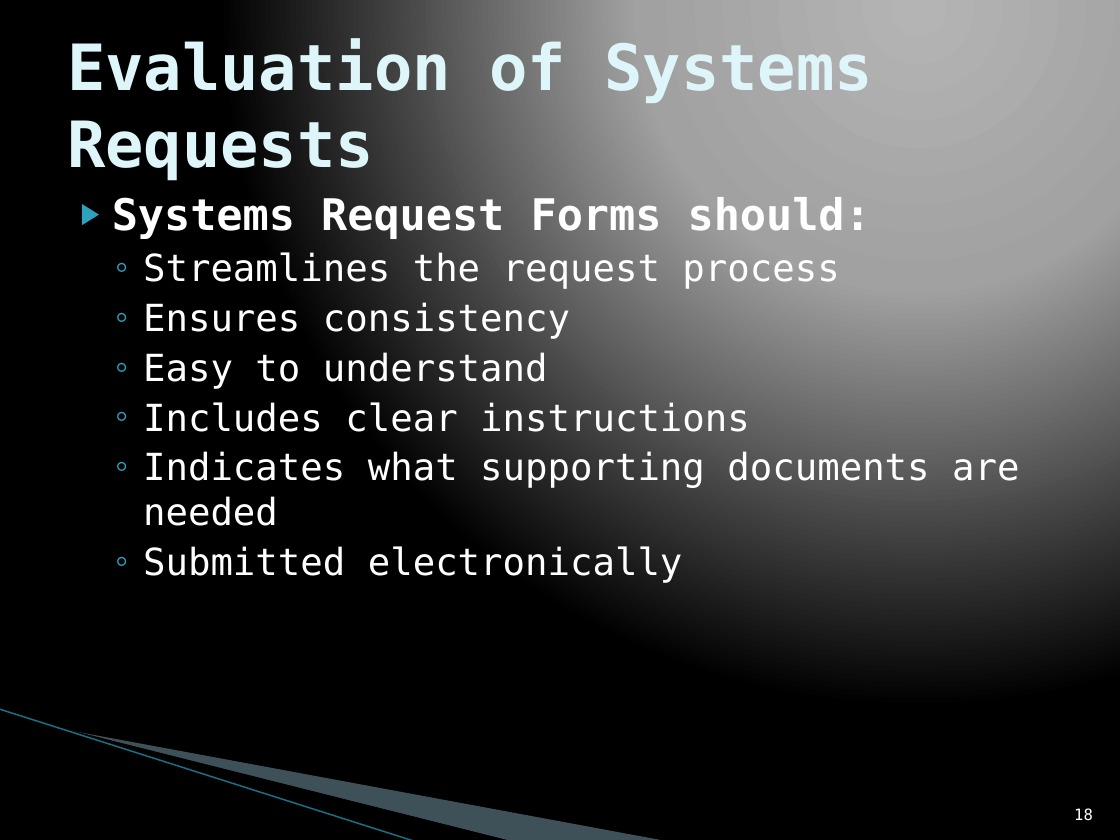
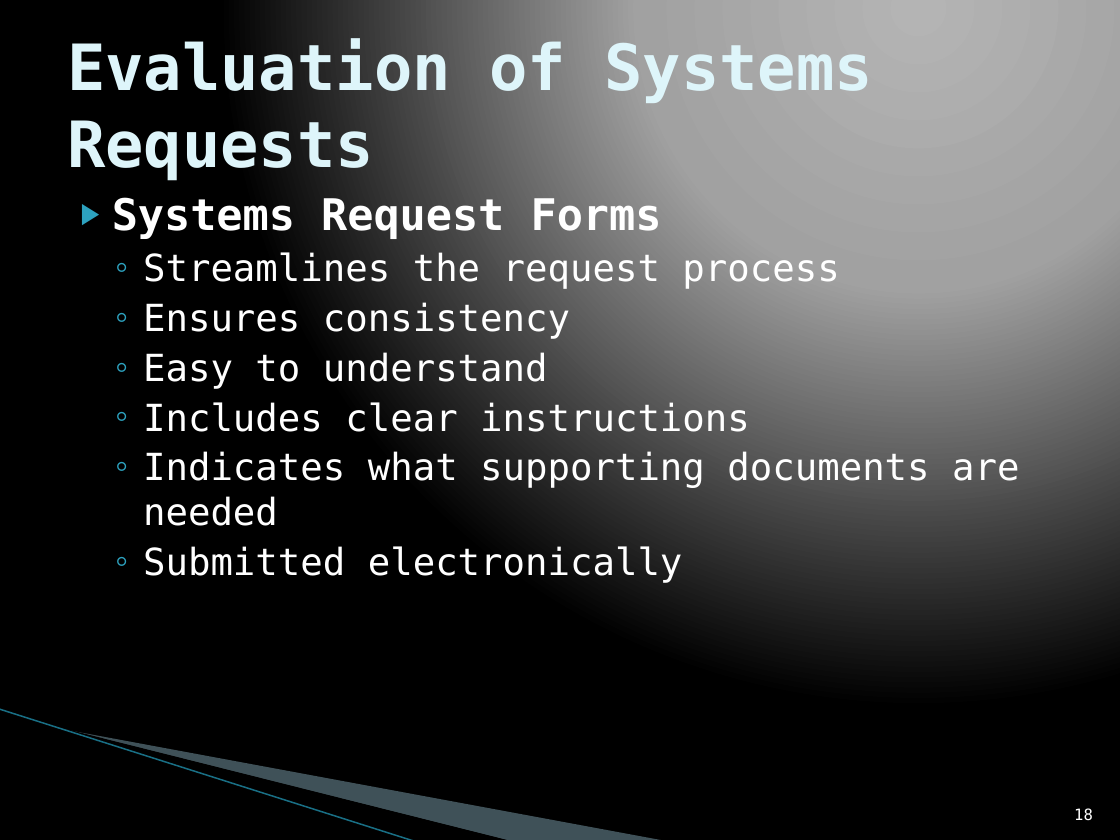
Before and after one commit to HarrisonSuffka/ITSE-1450, a slide deck: slide 18 of Power Points/Chapter 2.pptx. Drawn at 1120x840 pixels with LibreOffice and Linux fonts; fonts in the diff are those of the drawing; background and template pictures are left out. Boxes give left, top, right and bottom in pixels: in the first picture for what was removed or moved away, otherwise in the second. Text is boxed around its words. In the diff, an @@ line names an element or a change of style, - is before the commit and + after.

```diff
--- a/Power Points/Chapter 2.pptx
+++ b/Power Points/Chapter 2.pptx
@@ text at [112,195,662,240]: text changed @@
-▶ Systems Request Forms should:
+▶ Systems Request Forms
```
Also in this commit, not shown: 2 other slides changed, 9 slides removed, 7 other files.
